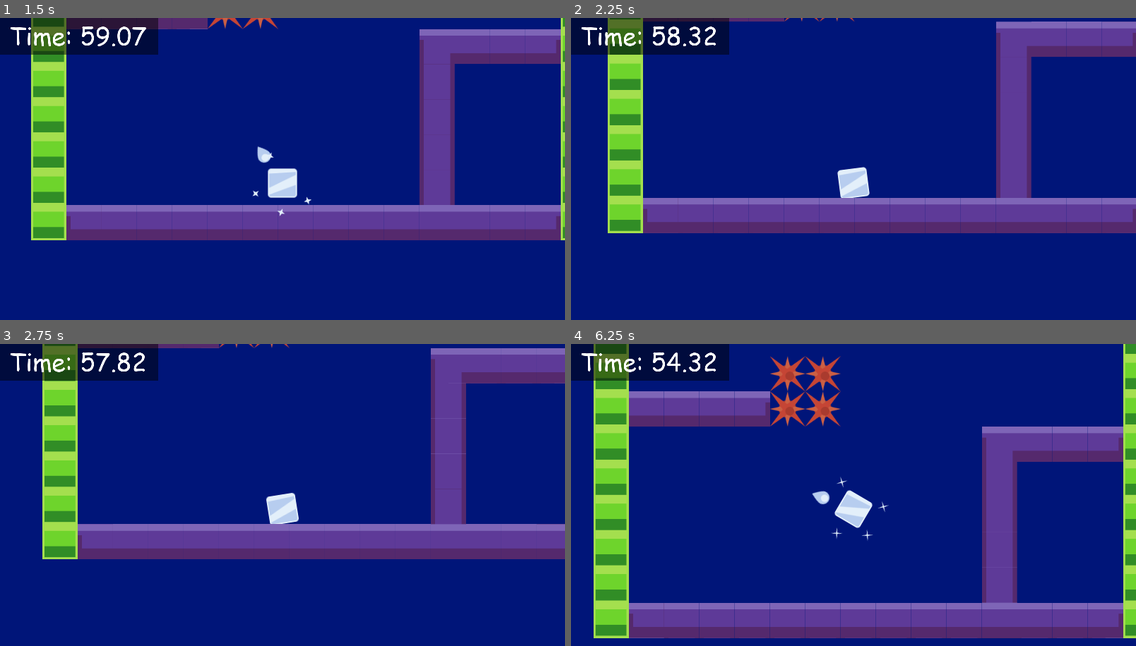
Above: before the commit, frames 1-4 (two rows, left to right).
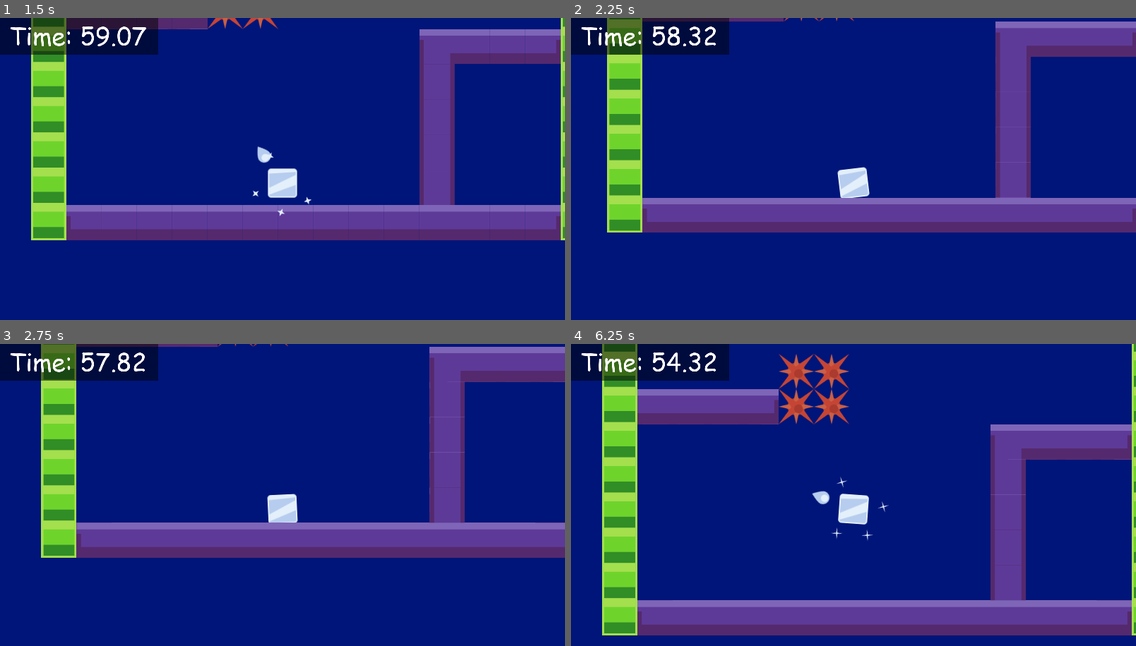
Above: after the commit, the same moments.

Repository: keith-ferney/sugar_cube
Game: Godot game, scene res://app/gui/main_menu.tscn
Same seed, same stepped clock (60 frames per second), same inputs: the game is played once before the commit and once after it.
Inputs:
- Up to frame 1 (1.5 s): click "Play" at 0.5 s; hold Space (charge) from 1.28 s (still down)
- Up to frame 2 (2.25 s): release Space (charge) at 2.03 s; tap Space (charge) at 2.1 s
- Up to frame 3 (2.75 s): no input
- Up to frame 4 (6.25 s): hold Space (charge) 2.78-3.53 s; tap Space (charge) at 3.6, 5.1 s; hold Space (charge) 4.28-5.03 s; hold Space (charge) from 5.78 s (still down)

Frame 1 is identical in both runs. In frame 2, 0.8% of the frame differs, in the area x 6-100%, y 0-72%; in frame 3, 3.8%; in frame 4, 15%, in the area x 4-100%, y 0-98%.

Commit message:
art stuff

Diff:
--- a/project.godot
+++ b/project.godot
@@ -49,7 +49,7 @@
 
 charge={
 "deadzone": 0.5,
-"events": [ Object(InputEventKey,"resource_local_to_scene":false,"resource_name":"","device":0,"alt":false,"shift":false,"control":false,"meta":false,"command":false,"pressed":false,"scancode":32,"physical_scancode":0,"unicode":0,"echo":false,"script":null)
+"events": [ Object(InputEventKey,"resource_local_to_scene":false,"resource_name":"","device":0,"alt":false,"shift":false,"control":false,"meta":false,"command":false,"pressed":false,"scancode":32,"unicode":0,"echo":false,"script":null)
 , Object(InputEventMouseButton,"resource_local_to_scene":false,"resource_name":"","device":-1,"alt":false,"shift":false …(203 unchanged characters)…
 , Object(InputEventJoypadButton,"resource_local_to_scene":false,"resource_name":"","device":0,"button_index":1,"pressure":0.0,"pressed":false,"script":null)
  ]
Binary file added: _art/tileset.aseprite
Not shown: 1 places in resources/Font.tres that only renumber resources
